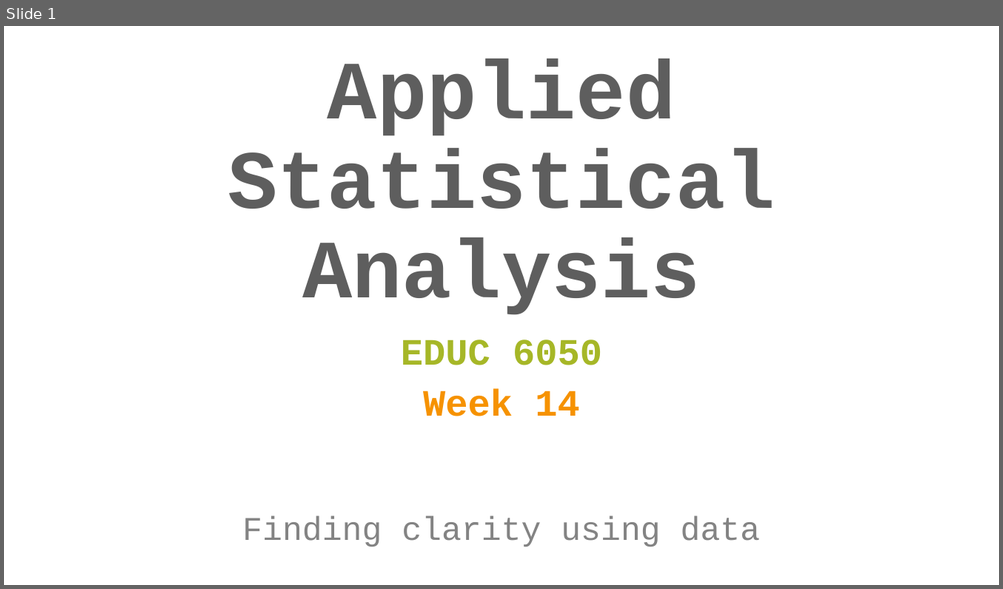
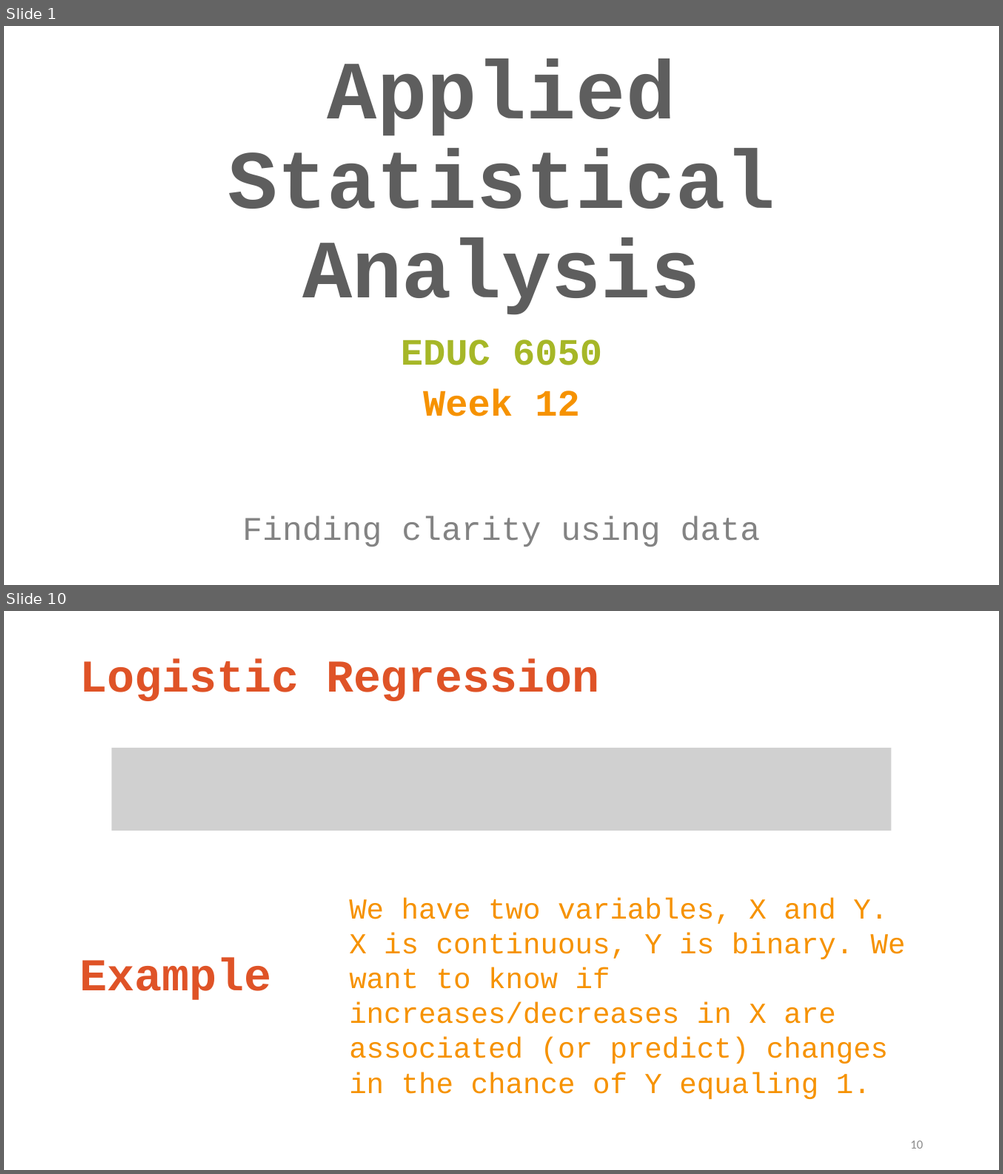
Before and after one commit to TysonStanley/EDU-6050, a slide deck: Slides/12_EDUC_6050_2018.pptx. Shown one above the other, each under a label of ours: slide 1 before the commit, slides 1 and 10 after it; the slides between them are not shown. The pictures are 1003x589 and 1003x1174 pixels, drawn with LibreOffice and Linux fonts; fonts in the diff are those of the drawing; grey boxes stand for pictures. Boxes give left, top, right and bottom in pixels: in the first picture for what was removed or moved away, otherwise in the second. Text is boxed around its words. In the diff, an @@ line names an element or a change of style, - is before the commit and + after.

```diff
--- a/Slides/12_EDUC_6050_2018.pptx
+++ b/Slides/12_EDUC_6050_2018.pptx
@@ slide 10 added at (4,611,999,1170), background #FFFFFF @@
@@ title added at (79,659,600,701), 44 pt, text #DF5327, bold @@
+Logistic Regression
@@ picture added at (111,748,891,830) @@
@@ text added at (349,898,905,1099), 28 pt, text #F69200 @@
+We have two variables, X and Y. X is continuous, Y is binary. We want to know if increases/decreases in X are associated (or predict) changes in the chance of Y equaling 1.
@@ text added at (79,958,271,1000), 44 pt, text #DF5327, bold @@
+Example
@@ page number added at (910,1141,922,1149), 12 pt, text #8C8C8C @@
+10
@@ slide 1 changed as well @@
@@ subtitle at (423,389,579,417): text changed @@
-Week 14
+Week 12
```
Also in this commit, not shown: 48 other slides added, 8 slides removed, 6 other files.
